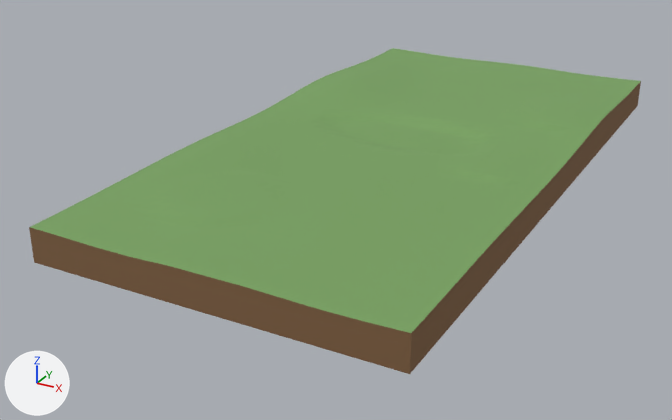
The Blender file RedFortress2/MultiPassRendering/res/model/base/base_ground.blend as it was, and as the next commit left it.
Rendered twice from a 50 mm camera at (35.7, -77.4, 29.8) aimed at (-4.1, -5.0, -6.4). Lighting does not change. The marker at lower left points along +X, +Y and +Z. The picture after the commit comes second.

The first picture shows 'BaseGround'.
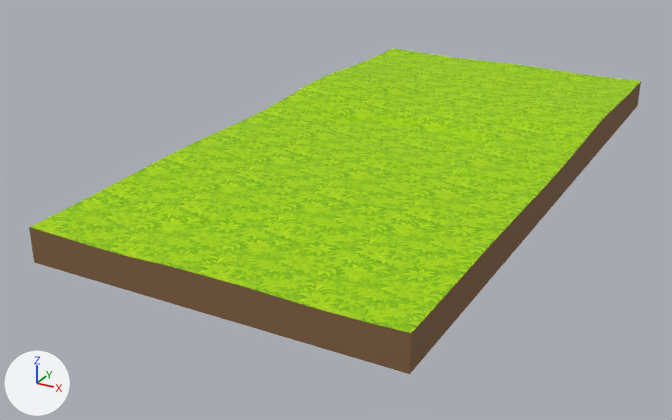
Boxes [x1, y1, x2, y2] around the edits, measured in the pictures (672 x 420 px):
'BaseGround', surface changed: [29, 48, 641, 336] in both

The change, as a diff of the scene's bpy script:
```diff
--- a/RedFortress2/MultiPassRendering/res/model/base/base_ground.blend.py
+++ b/RedFortress2/MultiPassRendering/res/model/base/base_ground.blend.py
@@ img_world1_png @@
+img_world1_png = load_image('world1.png', '../ground/tex/world1.png', 1254, 1254, 'sRGB')
@@ mat_basegroundgrass @@
 mat_basegroundgrass = principled_material('BaseGroundGrass')
-mat_basegroundgrass.base_color = (0.19, 0.36, 0.12)  # green #79a261
-mat_basegroundgrass.roughness = 0.9
+mat_basegroundgrass.texture = img_world1_png
+mat_basegroundgrass.roughness = 1.0
@@ me_basegroundgeo @@
 me_basegroundgeo.from_pydata(...)  # 2337 vertices, 2241 faces; spans x -16.0..16.0, y -32.0..32.0, z -3.0..0.9
 # used by ob_baseground; location = (0.0, 0.0, 0.0)
+# me_basegroundgeo part 1: texture (UV) coordinates changed
 me_basegroundgeo.materials.append(mat_basegroundgrass)
```
